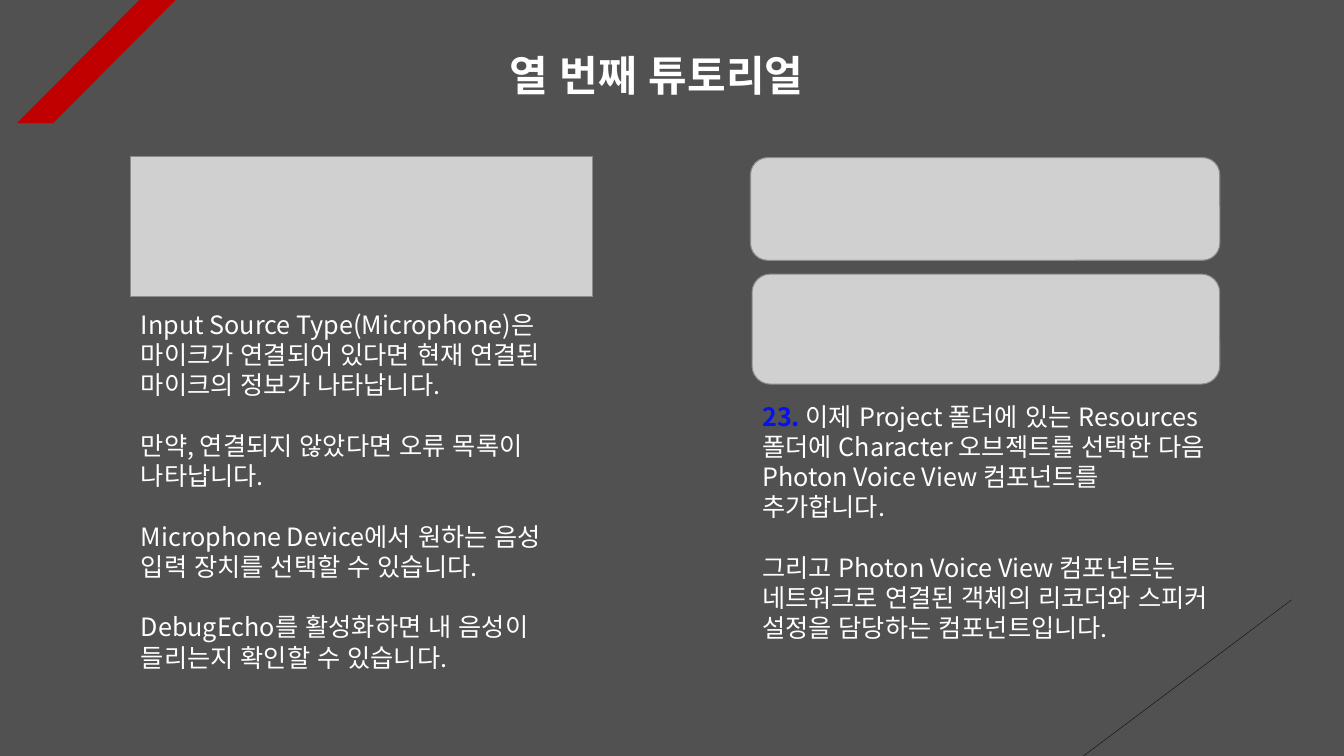
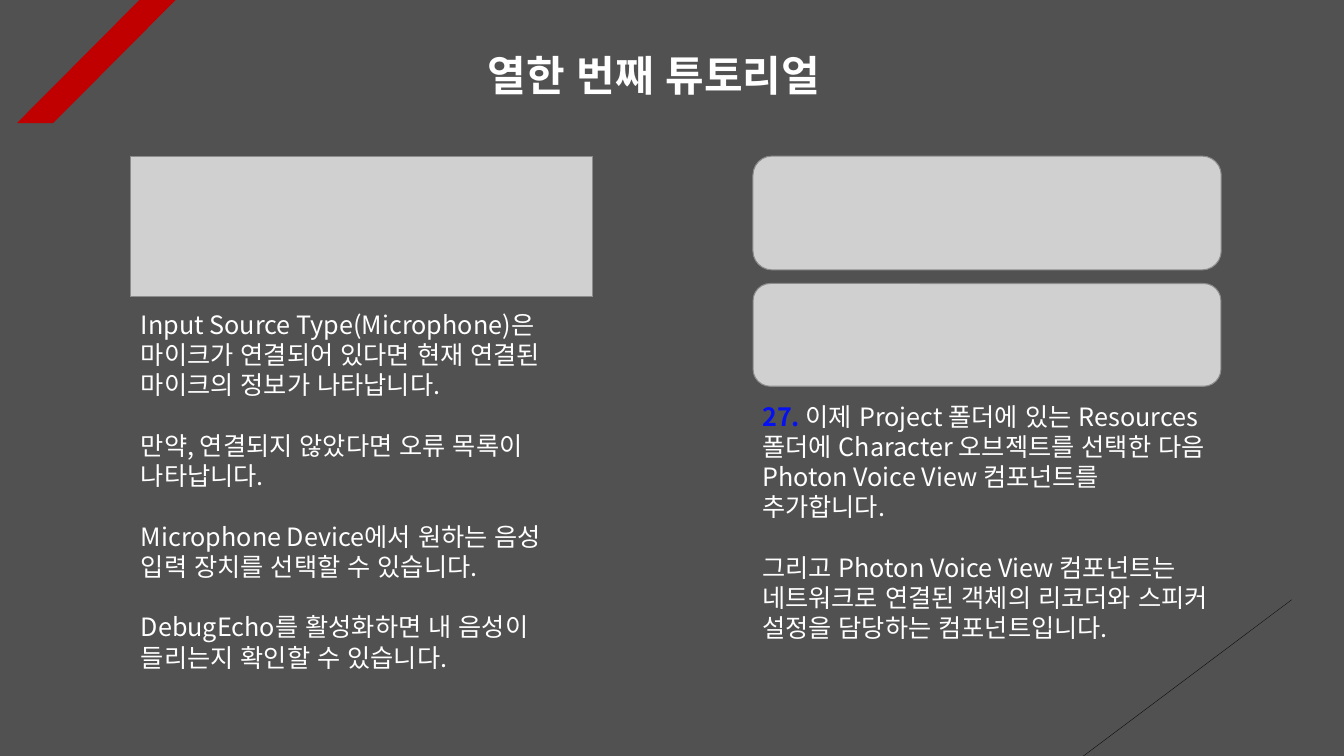
Before and after one commit to Unity2033/3D-UnityEngine, a slide deck: slide 11 of Assets/Class/Photon Server/PPT Data/Photon Synchronization.pptx (slide 10 before the commit). Drawn at 1344x756 pixels with LibreOffice and Linux fonts; fonts in the diff are those of the drawing; grey boxes stand for pictures. Boxes give left, top, right and bottom in pixels: in the first picture for what was removed or moved away, otherwise in the second. Text is boxed around its words. In the diff, an @@ line names an element or a change of style, - is before the commit and + after.

Commit message:
Package Manager Update
- Photon Synchronization Data
  Update

- Add and delete resource data

```diff
--- a/Assets/Class/Photon Server/PPT Data/Photon Synchronization.pptx
+++ b/Assets/Class/Photon Server/PPT Data/Photon Synchronization.pptx
@@ text at (488, 56, 820, 95): text changed @@
-열 번째 튜토리얼
+열한 번째 튜토리얼
@@ picture: place and size @@
-picture at (751, 157, 1221, 260)
+picture at (753, 156, 1222, 270)
@@ picture: place and size @@
-picture at (752, 274, 1220, 384)
+picture at (753, 283, 1221, 386)
@@ text at (762, 405, 1204, 518): text changed @@
-23. 이제 Project 폴더에 있는 Resources 폴더에 Character 오브젝트를 선택한 다음 Photon Voice View 컴포넌트를 추가합니다.
+27. 이제 Project 폴더에 있는 Resources 폴더에 Character 오브젝트를 선택한 다음 Photon Voice View 컴포넌트를 추가합니다.
```
Also in this commit, not shown: 10 other slides changed, 1 slide added, 9 other files.
